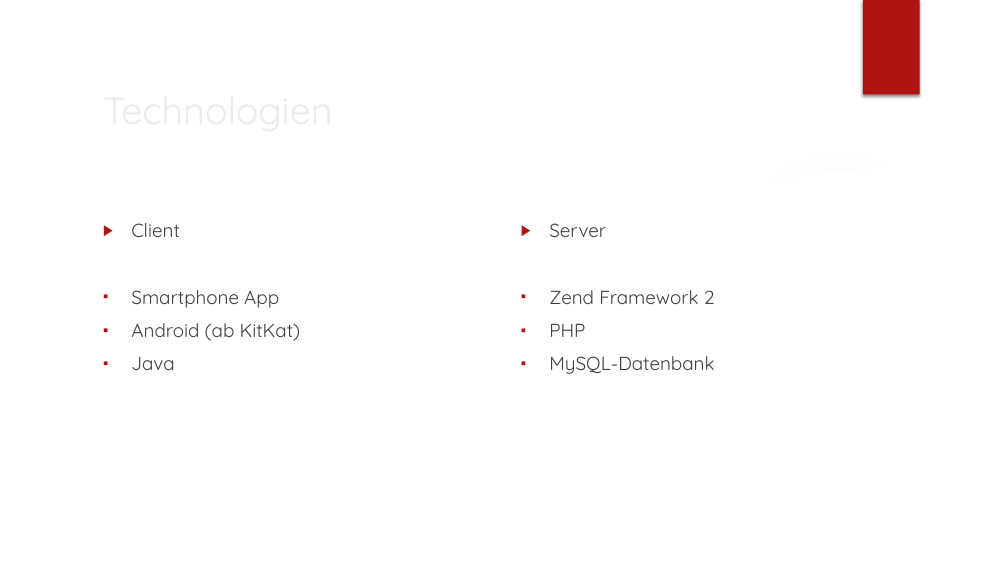
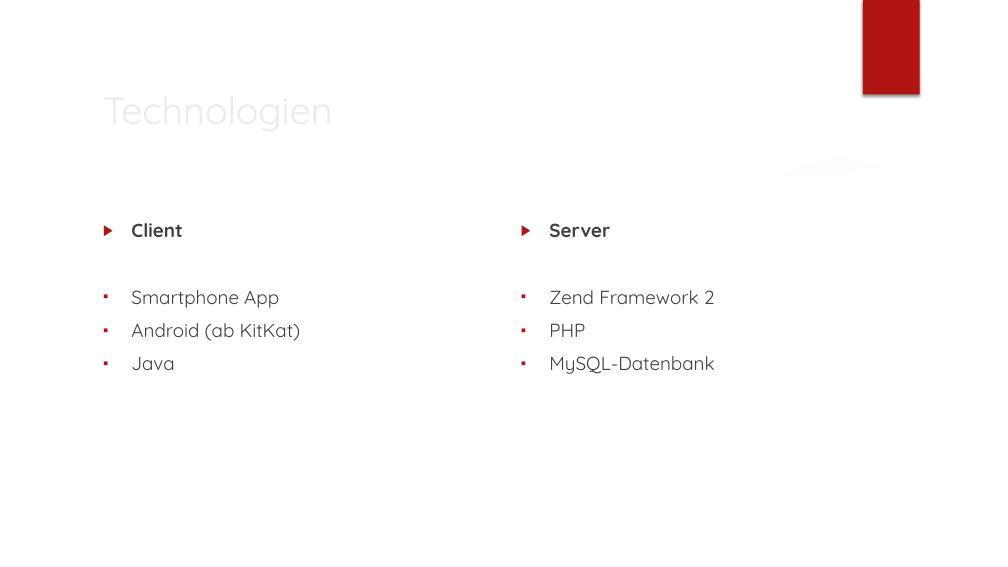
Before and after one commit to stauti/junk-food-analyzer, a slide deck: slide 7 of docs/Spezifikation/WS3.pptx (slide 3 before the commit). Drawn at 1008x567 pixels with LibreOffice and Linux fonts; fonts in the diff are those of the drawing; background and template pictures are left out. Boxes give left, top, right and bottom in pixels: in the first picture for what was removed or moved away, otherwise in the second. Text is boxed around its words. In the diff, an @@ line names an element or a change of style, - is before the commit and + after.

```diff
--- a/docs/Spezifikation/WS3.pptx
+++ b/docs/Spezifikation/WS3.pptx
@@ text at (131, 223, 182, 237): bold on in "Client" @@
@@ text at (549, 223, 610, 237): bold on in "Server" @@
```
Also in this commit, not shown: 2 other slides changed.
